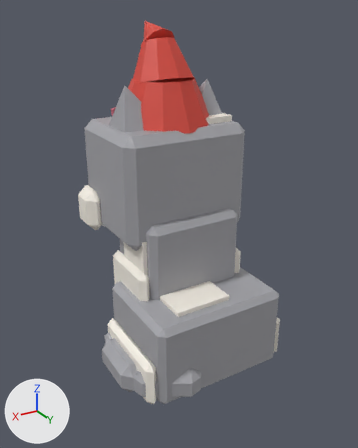
A saved change to the FBX model assets/cat-cafe/exports/CatCafe_Cat_Gnome_Sit.fbx.
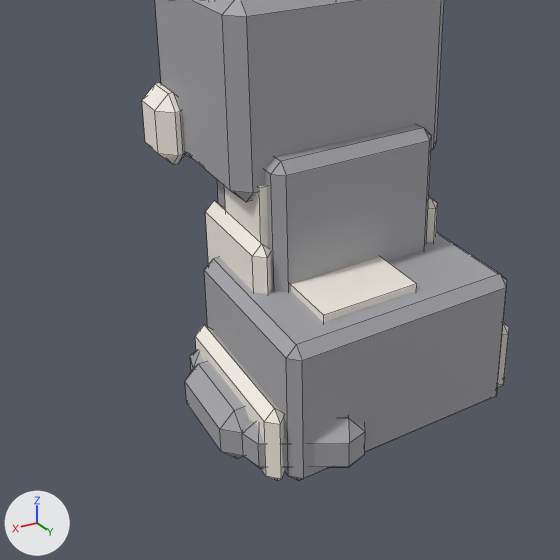
There are two pictures of each version: one whole from a camera (50 mm lens) standing at (0.01582, 0.02601, 0.02254) and looking at (0.00082, 0.001, 0.01003), one close up on the part from 0% to 86% of the width and 31% to 100% of the height. Every picture has the same lights, and +X, +Y and +Z are marked at lower left. The last two pictures show the newer version. The close-ups show mesh edges as thin lines. Where no turn or scale is listed for an object, it has been applied to the vertices.

In view in the first close-up: 'CatCafe_Cat_Gnome_Sit_Body', 'CatCafe_Cat_Gnome_Sit_Head', 'CatCafe_Cat_Gnome_Sit_Tail'.
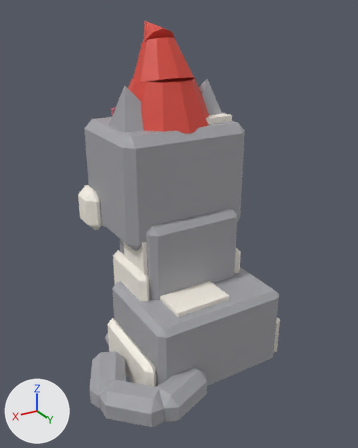
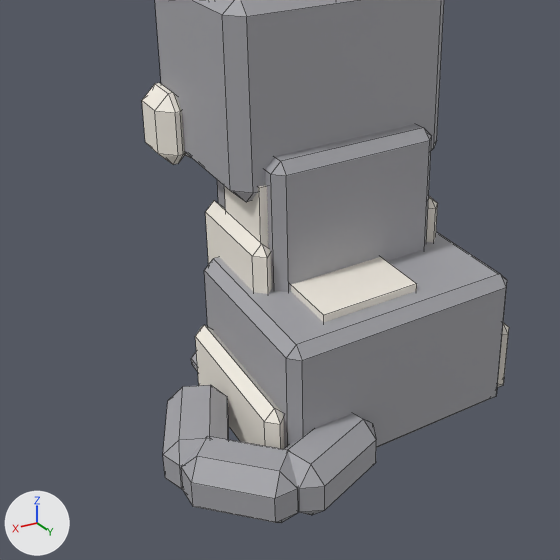
Boxes (x1, y1, x2, y2) around the edits, measured in the close-ups (560 x 560 px):
'CatCafe_Cat_Gnome_Sit_Tail', reshaped
    before: (185, 351, 365, 468)
    after: (163, 385, 376, 523)

What the commit changed:
me_catcafe_cat_gnome_sit_tail is used by ob_catcafe_cat_gnome_sit_tail; location (0.00205, 0.00513, 0.00125).
me_catcafe_cat_gnome_sit_tail had 72 vertices, 78 faces and spanned x -0.00049..0.00419, y -0.008..0.00078, z -0.00106..0.00106.
me_catcafe_cat_gnome_sit_tail now has 72 vertices, 78 faces and spans x -0.00044..0.00632, y -0.00469..0.00204, z -0.00106..0.00106.
me_catcafe_cat_gnome_sit_tail part 1: 72 of 72 vertices moved; they spanned x -0.00049..0.00419, y -0.008..0.00078, z -0.00106..0.00106 and now span x -0.00044..0.00632, y -0.00469..0.00204, z -0.00106..0.00106; mean shift (0.00146, 0.00288, 0.0).
